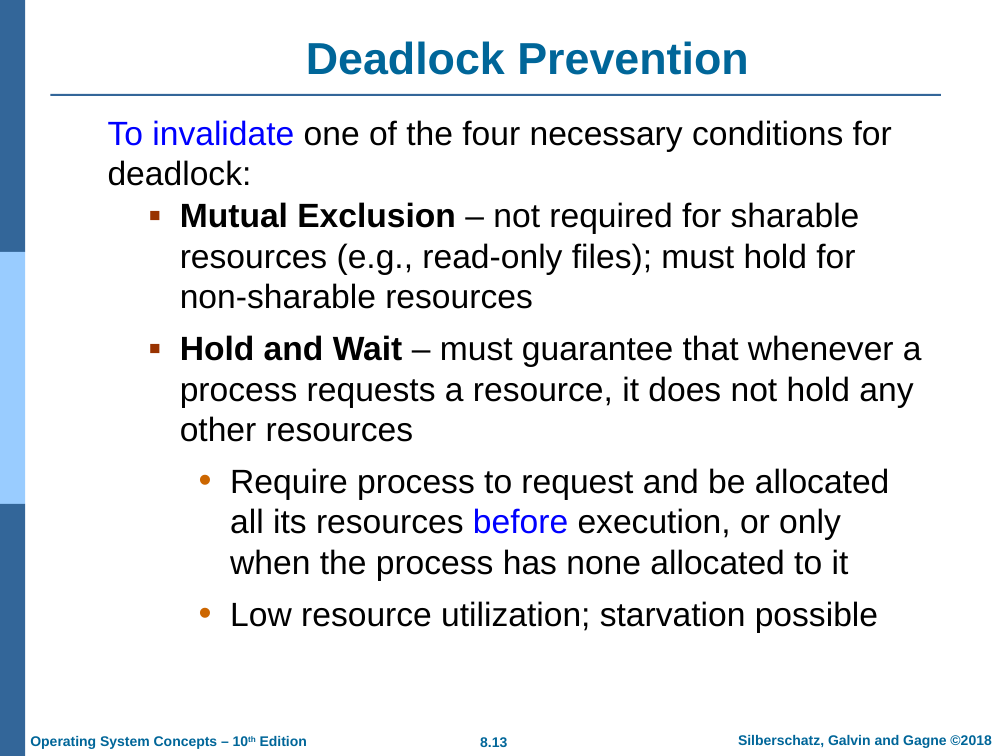
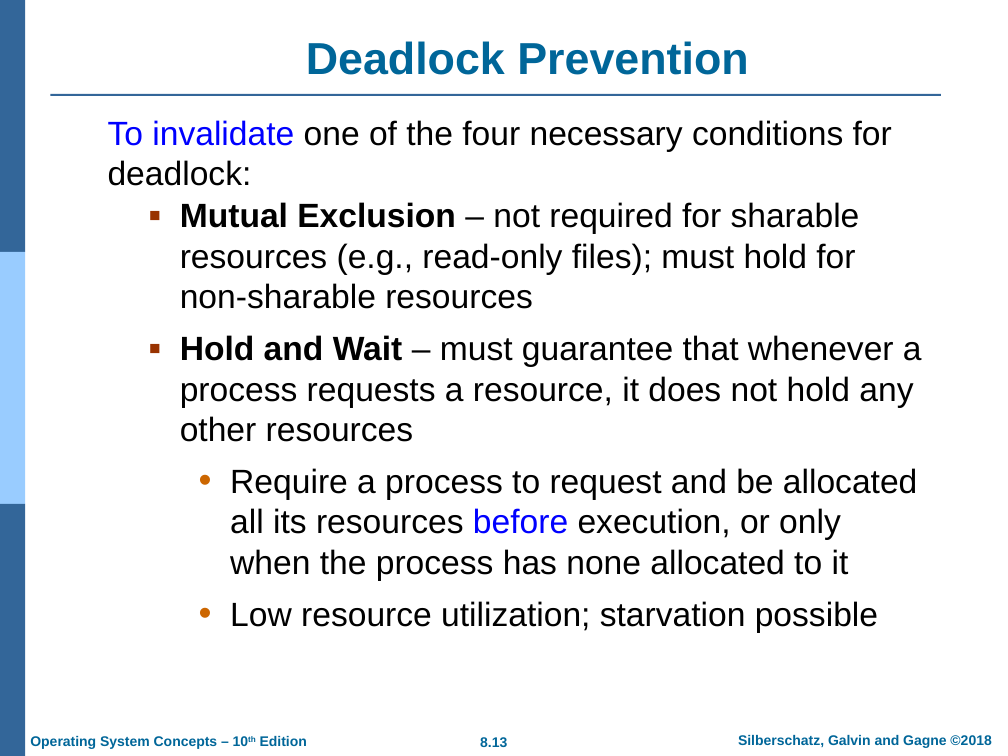
Before and after one commit to chriswjh/chriswjh.github.io, a slide deck: slide 13 of OSu/Chap08.pptx. Drawn at 1008x756 pixels with LibreOffice and Linux fonts; fonts in the diff are those of the drawing; background and template pictures are left out. Boxes give left, top, right and bottom in pixels: in the first picture for what was removed or moved away, otherwise in the second. Text is boxed around its words. In the diff, an @@ line names an element or a change of style, - is before the commit and + after.

```diff
--- a/OSu/Chap08.pptx
+++ b/OSu/Chap08.pptx
@@ text at <box>230,468,917,581</box>: text changed @@
-  • Require process to request and be allocated all its resources before execution, or only when the process has none allocated to it
+  • Require a process to request and be allocated all its resources before execution, or only when the process has none allocated to it
```
Also in this commit, not shown: 4 other slides changed, 1 other file.
